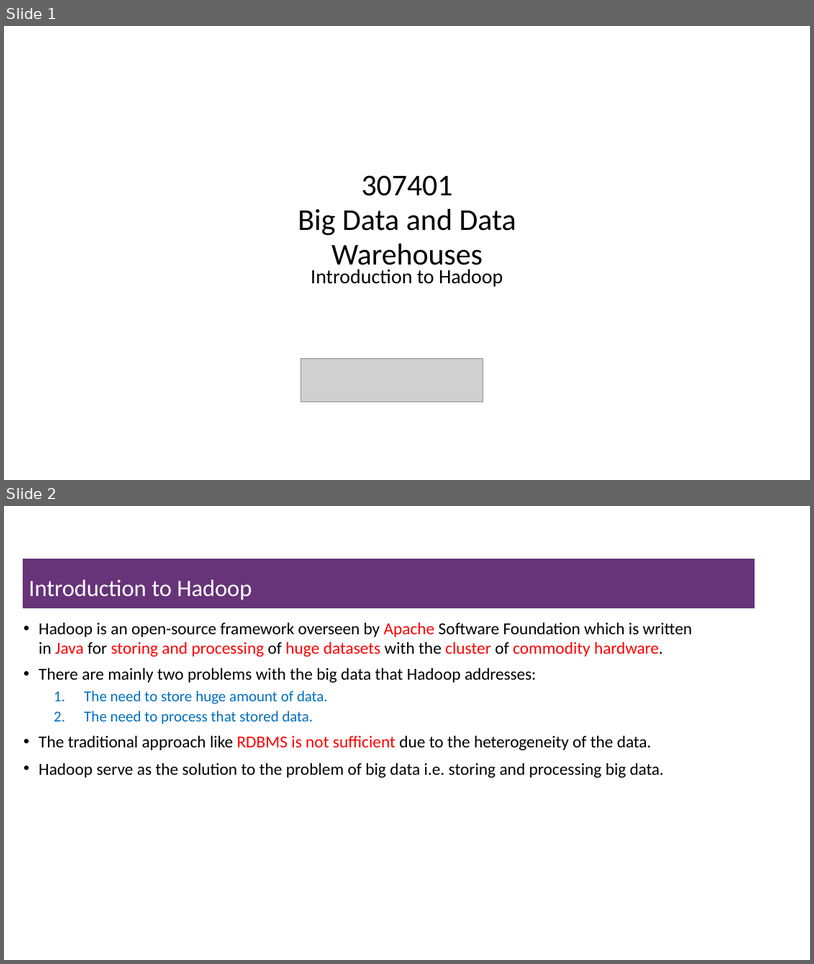
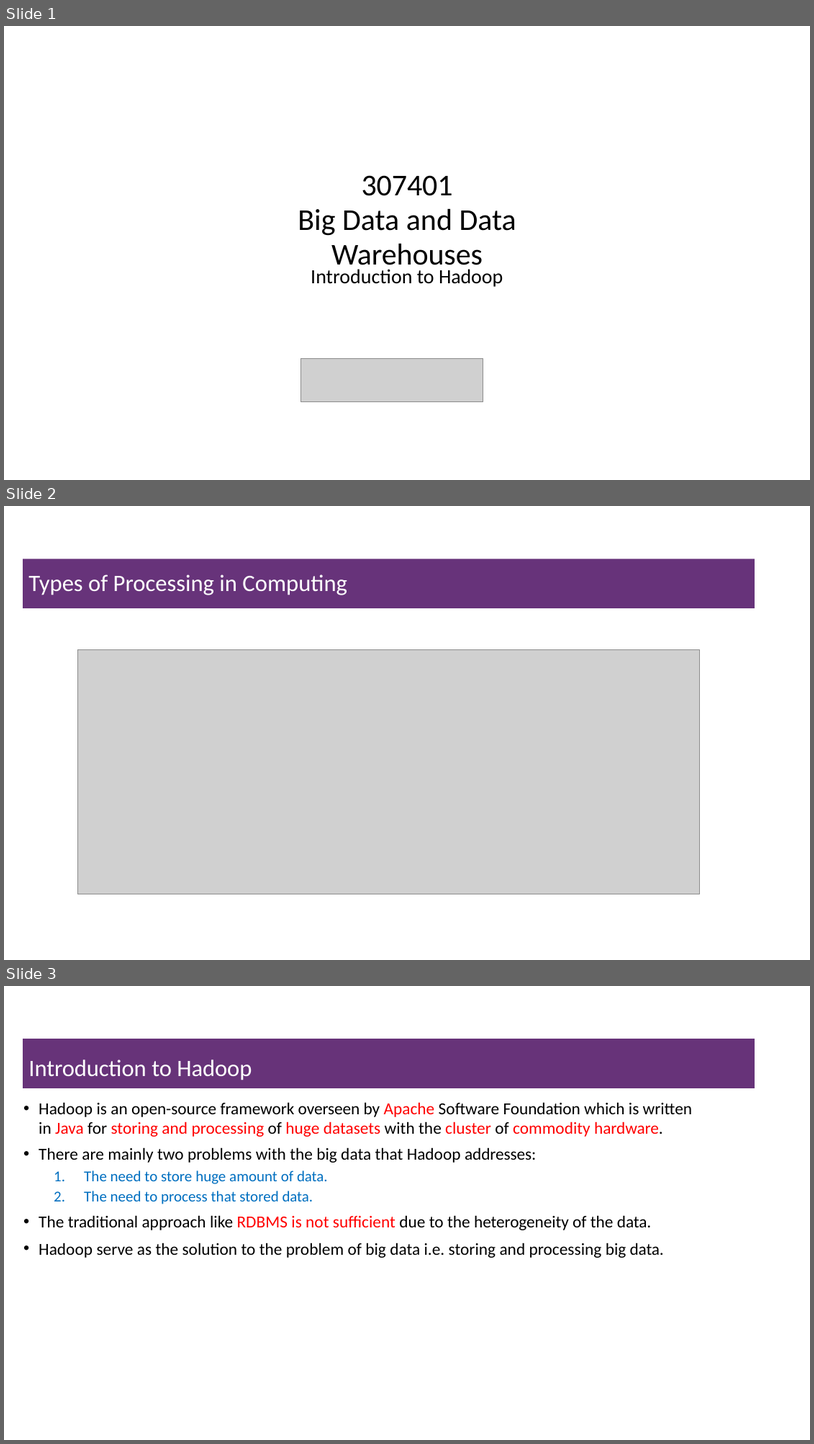
Before and after one commit to msfasha/307401-Big-Data, a slide deck: Lecture Notes/Section 2 - Introduction to Hadoop Eco System/2-Introduction to Hadoop Eco System V3.pptx. Shown one above the other, each under a label of ours: slides 1 and 2 before the commit, slides 1, 2 and 3 after it. The pictures are 814x964 and 814x1444 pixels, drawn with LibreOffice and Linux fonts; fonts in the diff are those of the drawing; grey boxes stand for pictures; background and template pictures are left out. Boxes give left, top, right and bottom in pixels: in the first picture for what was removed or moved away, otherwise in the second. Text is boxed around its words. In the diff, an @@ line names an element or a change of style, - is before the commit and + after.

Commit message:
Add types of computation

```diff
--- a/Lecture Notes/Section 2 - Introduction to Hadoop Eco System/2-Introduction to Hadoop Eco System V3.pptx
+++ b/Lecture Notes/Section 2 - Introduction to Hadoop Eco System/2-Introduction to Hadoop Eco System V3.pptx
@@ slide 2 added at (4, 506, 810, 960), background #FFFFFF @@
@@ title added at (23, 559, 756, 608), fill #67337A, 28 pt, text #FFFFFF @@
+Types of Processing in Computing
@@ picture added at (78, 649, 700, 894) @@
@@ what was slide 2 is now slide 3 @@
```
Also in this commit, not shown: 1 other file.
